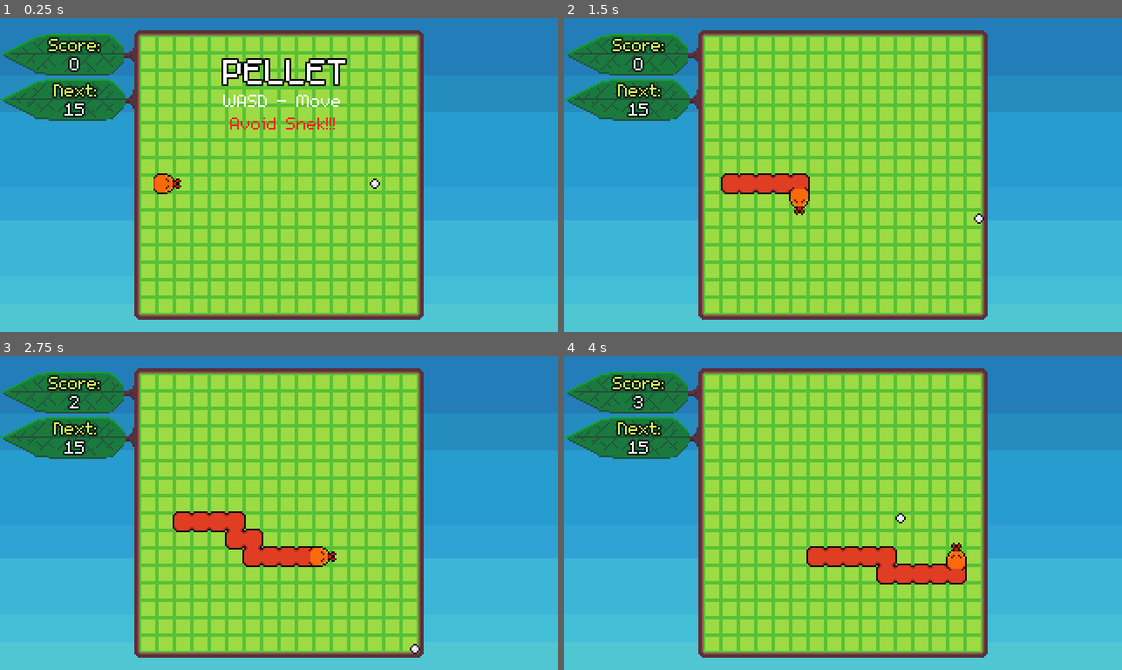
Above: before the commit, frames 1-4 (two rows, left to right).
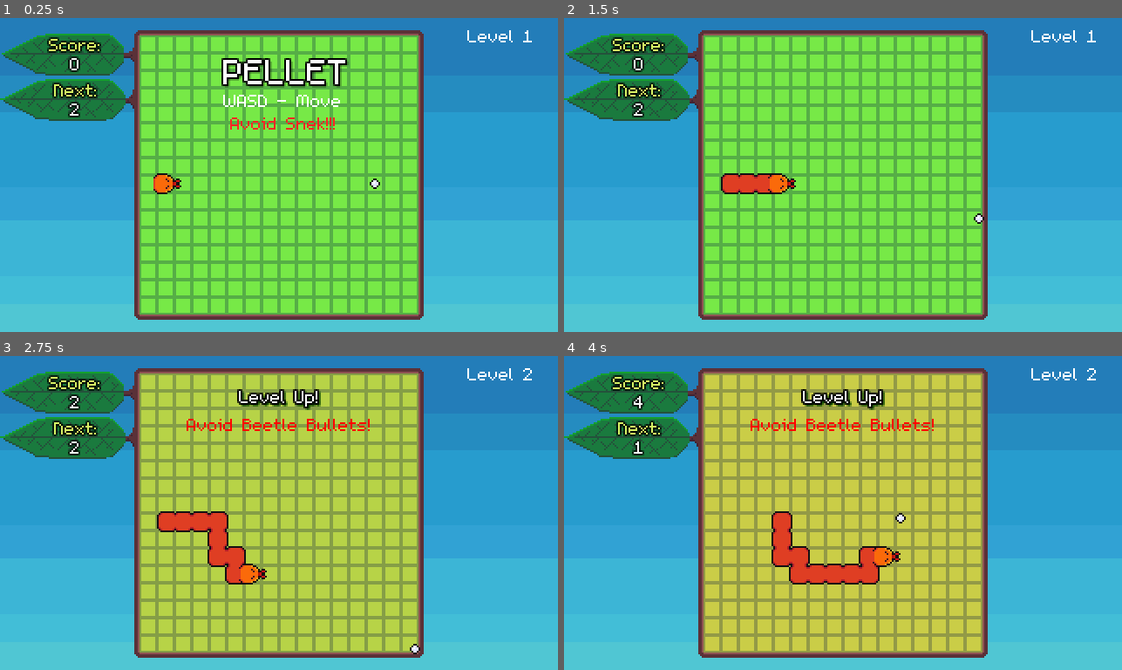
Above: after the commit, the same moments.

Repository: bdunko/Pellet
Game: Godot game, scene res://main.tscn
Two runs of this game, one before a commit and one after it. Both use one fixed random seed, a clock stepped at 60 frames per second and the inputs below.
Inputs:
- Up to frame 1 (0.25 s): no input
- Up to frame 2 (1.5 s): tap Enter at 0.5 s; hold D (right) 0.53-1.28 s; hold S (down) from 1.28 s (still down)
- Up to frame 3 (2.75 s): release S (down) at 2.03 s; hold D (right) from 2.03 s (still down)
- Up to frame 4 (4 s): release D (right) at 2.78 s; hold W (up) 2.78-3.53 s; hold A (left) from 3.53 s (still down)

The runs differ from the first frame. In frame 1, 27% of the frame differs, in the area x 11-96%, y 3-94%; in frame 2, 29%; in frame 3, 44%; in frame 4, 45%, in the area x 11-96%, y 3-95%.

Commit message:
so much, forgot to commit for awhile

Diff:
--- /dev/null
+++ b/deadinfo.gd
@@ -0,0 +1,15 @@
+extends Node2D
+
+var active = false
+
+func on_dead():
+	active = true
+
+func on_reset():
+	active = false
+
+func _process(delta):
+	if active:
+		modulate.a = lerp(modulate.a, 1.0, 8.0 * delta)
+	else:
+		modulate.a = lerp(modulate.a, 0.0, 8.0 * delta)
--- a/main.gd
+++ b/main.gd
@@ -6,6 +6,7 @@
 
 var state = State.WAITING
 
+const LEVEL_FORMAT = "Level %d"
 const TIME_FORMAT = "[center]You lasted [color=lightblue]%d[/color] seconds.[/center]"
 const SCORE_FORMAT = "[center]And earned [color=green]%d[/color] points![/center]"
 const COMMENTARY_FORMAT = "[center]%s[/center]"
@@ -22,7 +23,58 @@
 	10000 : "Amazing score!!! Incredible!"
 }
 
+#                    0,  1   2   3   4   5   6   7   8   9   10  11, 12
+const LEVEL_TIMES = [-1, 2, 2, 2, 2, 2, 2, 2, 2, 3, 3, 3, 3]
+var MAX_LEVEL = LEVEL_TIMES.size()
+var MAX_LEVEL_TIME = 40
+
+var GRID_COLORS = [null, Color(119/255.0, 233/255.0, 71/255.0), Color(202/255.0, 205/255.0, 71/255.0), Color(222/255.0, 181/255.0, 190/255.0),
+Color(113/255.0, 225/255.0, 155/255.0), Color(234/255.0, 226/255.0, 155/255.0), Color(203/255.0, 105/255.0, 145/255.0),
+Color(231/255.0, 121/255.0, 41/255.0), Color(100/255.0, 28/255.0, 55/255.0), Color(56/255.0, 134/255.0, 170/255.0),
+Color(106/255.0, 88/255.0, 225/255.0), Color(255/255.0, 190/255.0, 62/255.0), Color(0, 0, 0)]
+var MAX_GRID_COLOR = Color(0, 0, 0)
+var grid_color= GRID_COLORS[1]
+
+const NEXT_LEVEL_TIPS = [
+	"null",
+	"null",
+	"Avoid Beetle Bullets!",
+	"Speed up!",
+	"Watch for Dragonflies!",
+	"Snakes hate poisonous Spiders!",
+	"Dodge bouncing Butterflies!",
+	"Watch for frame Crawlers!",
+	"Burst bullets!",
+	"Flee the Hornet!",
+	"Double trouble!",
+	"Speed up!",
+	"Good luck..."
+]
+const MAX_LEVEL_TIP = "Keep it up!"
+
 var score = 0
+var level = 1
+
+func _ready():
+	print(LEVEL_TIMES.size())
+	print(GRID_COLORS.size())
+	assert(LEVEL_TIMES.size() == GRID_COLORS.size())
+	_update_level()
+	$NextLevelInfo.visible = false
+	$Grid.self_modulate = grid_color
+
+func _update_level():
+	$NextLevelInfo.visible = true
+	if level >= MAX_LEVEL:
+		$UI/Time.text = str(MAX_LEVEL_TIME)
+		grid_color = MAX_GRID_COLOR
+		$NextLevelInfo.next_level(MAX_LEVEL_TIP)
+	else:
+		$UI/LevelLabel.text = LEVEL_FORMAT % level
+		$UI/Time.text = str(LEVEL_TIMES[level])
+		grid_color = GRID_COLORS[level]
+		$NextLevelInfo.next_level(NEXT_LEVEL_TIPS[level])
+	# add enemies and stuff
 
 func _commentary_for_score():
 	var comment = ""
@@ -44,7 +96,8 @@
 		$Snake.disable()
 		$Pellet.disable()
 		_update_dead_info()
-		$DeadInfo.visible = true
+		$DeadInfo.on_dead()
+		$NextLevelInfo.visible = false
 
 func _on_reset():
 	$Snake.reset()
@@ -52,29 +105,47 @@
 	$Pellet.enable()
 	state = State.WAITING
 	score = 0
-	$StartupInfo.visible = true
-	$DeadInfo.visible = false
+	$StartupInfo.on_reset()
+	$DeadInfo.on_reset()
 	$UI/Score.text = str(0)
-	$UI/Time.text = str(15)
+	level = 1
+	_update_level()
+	$NextLevelInfo.visible = false
 
 func _on_pellet_moved():
 	if state == State.WAITING:
 		state = State.PLAYING
 		time_elapsed = 0
 		$Snake.enable()
-		$StartupInfo.visible = false
+		$StartupInfo.on_playing()
 
 var time_elapsed = 0
-var since_score = 0
+var since_second = 0
+const GRID_COLOR_WEIGHT = 7
 func _process(delta: float) -> void:
+	# lerp grid towards color
+	var lerp_amt = GRID_COLOR_WEIGHT * delta
+	$Grid.self_modulate = Color(lerp($Grid.self_modulate.r, grid_color.r, lerp_amt), lerp($Grid.self_modulate.g, grid_color.g, lerp_amt), lerp($Grid.self_modulate.b, grid_color.b, lerp_amt))
+
 	if state == State.PLAYING:
 		time_elapsed += delta
-		since_score += delta
-		if since_score > 1:
-			since_score -= 1
-			score += 1
+		since_second += delta
+		if since_second > 1:
+			since_second -= 1
+			_on_second_passed()
 		$UI/Score.text = str(score)
 
 func _input(_event):
 	if Input.is_action_just_pressed("reset") and state == State.DEAD:
 		_on_reset()
+
+func _on_second_passed():
+	score += level
+	$UI/Time.text = str(int($UI/Time.text) - 1)
+	if $UI/Time.text == "0":
+		level += 1
+		_update_level()
+
+func is_grid_pos_clear(position):
+	# are there any bug or snek in pos
+	pass
--- a/main.tscn
+++ b/main.tscn
@@ -1,9 +1,12 @@
-[gd_scene load_steps=8 format=3 uid="uid://c7204os4in616"]
+[gd_scene load_steps=11 format=3 uid="uid://8dpj7soup18"]
 
 [ext_resource type="Script" path="res://main.gd" id="1_eks3d"]
 [ext_resource type="Texture2D" uid="uid://dxjyhf8br5g6w" path="res://assets/sky_background.png" id="1_pxdvb"]
 [ext_resource type="Texture2D" uid="uid://cfnee42a60ou6" path="res://assets/board.png" id="2_ff65i"]
 [ext_resource type="Texture2D" uid="uid://fdooebg583my" path="res://assets/grid.png" id="3_q3otb"]
+[ext_resource type="Script" path="res://startupinfo.gd" id="5_162x5"]
+[ext_resource type="Script" path="res://nextlevelinfo.gd" id="5_ct2ys"]
+[ext_resource type="Script" path="res://deadinfo.gd" id="5_teiwi"]
 [ext_resource type="PackedScene" uid="uid://xe84in6ej3m7" path="res://pellet.tscn" id="6_dvu1o"]
 [ext_resource type="PackedScene" uid="uid://de227doiyv2qb" path="res://snake.tscn" id="7_ertux"]
 
@@ -56,6 +59,14 @@
 theme_override_constants/outline_size = 3
 text = "15"
 horizontal_alignment = 1
+
+[node name="LevelLabel" type="RichTextLabel" parent="UI"]
+offset_left = 268.0
+offset_top = 3.0
+offset_right = 329.0
+offset_bottom = 16.0
+bbcode_enabled = true
+text = "[left]Level 1[/left]"
 
 [node name="Sky" type="Sprite2D" parent="."]
 texture = ExtResource("1_pxdvb")
@@ -83,12 +94,14 @@
 
 [node name="StartupInfo" type="Node2D" parent="."]
 z_index = 4000
+script = ExtResource("5_162x5")
 
 [node name="Title" type="Label" parent="StartupInfo"]
 offset_left = 128.0
 offset_top = 16.0
 offset_right = 200.0
 offset_bottom = 45.0
+theme_override_colors/font_shadow_color = Color(0, 0, 0, 1)
 theme_override_colors/font_outline_color = Color(0, 0, 0, 1)
 theme_override_constants/outline_size = 4
 theme_override_font_sizes/font_size = 32
@@ -113,8 +126,9 @@
 horizontal_alignment = 1
 
 [node name="DeadInfo" type="Node2D" parent="."]
-visible = false
+modulate = Color(1, 1, 1, 0)
 z_index = 4000
+script = ExtResource("5_teiwi")
 
 [node name="DeadFilter" type="ColorRect" parent="DeadInfo"]
 offset_right = 320.0
@@ -169,12 +183,46 @@
 But you get more for making the
 snake eat other enemies.[/center]"
 
+[node name="NextLevelInfo" type="Node2D" parent="."]
+modulate = Color(1, 1, 1, 0)
+z_index = 3999
+script = ExtResource("5_ct2ys")
+
+[node name="LevelUp" type="Label" parent="NextLevelInfo"]
+offset_top = 16.0
+offset_right = 320.0
+offset_bottom = 40.0
+theme_override_colors/font_shadow_color = Color(0.0705882, 0.298039, 0.0156863, 1)
+theme_override_colors/font_outline_color = Color(0, 0, 0, 1)
+theme_override_constants/outline_size = 4
+theme_override_constants/shadow_outline_size = 3
+text = "Level Up!"
+horizontal_alignment = 1
+clip_text = true
+
+[node name="Tip" type="RichTextLabel" parent="NextLevelInfo"]
+offset_top = 32.0
+offset_right = 320.0
+offset_bottom = 80.0
+bbcode_enabled = true
+text = "[center][color=red]Avoid Beetle Bullets![/color][/center]"
+
+[node name="Timer" type="Timer" parent="NextLevelInfo"]
+wait_time = 2.5
+one_shot = true
+
 [node name="Snake" parent="." instance=ExtResource("7_ertux")]
+z_index = 500
 position = Vector2(96, 95)
 
 [node name="Pellet" parent="." instance=ExtResource("6_dvu1o")]
 z_index = 1200
 position = Vector2(215, 95)
 
+[node name="Bullets" type="Node2D" parent="."]
+
+[node name="Bugs" type="Node2D" parent="."]
+
+[connection signal="timeout" from="NextLevelInfo/Timer" to="NextLevelInfo" method="_on_timer_timeout"]
 [connection signal="dead" from="Pellet" to="." method="_on_pellet_dead"]
 [connection signal="moved" from="Pellet" to="." method="_on_pellet_moved"]
--- /dev/null
+++ b/nextlevelinfo.gd
@@ -0,0 +1,20 @@
+extends Node2D
+
+const TIP_FORMAT = "[center][color=red]%s[/color][/center]"
+
+var active = false
+
+func next_level(tip):
+	$Tip.text = TIP_FORMAT % tip
+	$Timer.start()
+	active = true
+
+func _process(delta):
+	if active:
+		modulate.a = lerp(modulate.a, 1.0, 8.0 * delta)
+	else:
+		modulate.a = lerp(modulate.a, 0.0, 8.0 * delta)
+
+
+func _on_timer_timeout():
+	active = false
--- a/snake.gd
+++ b/snake.gd
@@ -59,7 +59,7 @@
 
 		while to_check.size() != 0:
 			var current_check: Pair = to_check.pop_front()
-			if not Global.is_grid_pos_in_grid(current_check.pos) or _is_snake_at(current_check.pos) or current_check.pos in checked: # can't go this way
+			if not Global.is_grid_pos_in_grid(current_check.pos) or is_snake_at(current_check.pos) or current_check.pos in checked: # can't go this way
 				continue
 
 			checked.append(current_check.pos)
@@ -100,7 +100,6 @@
 
 		# translate back to global and set position
 		position = Global.to_global_position(grid_pos)
-		#position.y -= 1 # move up a bit more for the tongue
 
 		# move each segment to position of segment in front of it, from back to front
 		var segments = $Segments.get_children()
@@ -127,7 +126,9 @@
 		# fix head's rotation
 		rotation_degrees = _ROTATION_DEGREES_BY_DIR[_direction]
 
-func _is_snake_at(grid_pos: Vector2):
+func is_snake_at(grid_pos: Vector2):
+	if grid_pos == Global.to_grid_position(position):
+		return true
 	for segment in $Segments.get_children():
 		if grid_pos == Global.to_grid_position(segment.position):
 			return true
--- a/snake.tscn
+++ b/snake.tscn
@@ -36,7 +36,7 @@
 shape = SubResource("CapsuleShape2D_pvxa7")
 
 [node name="Timer" type="Timer" parent="."]
-wait_time = 0.2
+wait_time = 0.25
 autostart = true
 
 [connection signal="area_entered" from="PelletHitbox" to="." method="_on_pellet_hitbox_area_entered"]
--- /dev/null
+++ b/startupinfo.gd
@@ -0,0 +1,15 @@
+extends Node2D
+
+var active = true
+
+func on_reset():
+	active = true
+
+func on_playing():
+	active = false
+
+func _process(delta):
+	if active:
+		modulate.a = lerp(modulate.a, 1.0, 15.0 * delta)
+	else:
+		modulate.a = lerp(modulate.a, 0.0, 15.0 * delta)
Binary file added: assets/bounce_bullet.png
Not shown, changed: assets/bounce_bullet.png.import
Binary file added: assets/bugs/enemy_beetle.png
Not shown, added: assets/bugs/enemy_beetle.png.import
Binary file added: assets/bugs/enemy_hornet.png
Not shown, changed: assets/bugs/enemy_hornet.png.import
Binary file removed: assets/bugs/food_beetle.png
Binary file removed: assets/bugs/food_cicada.png
Binary file removed: assets/bugs/food_snail.png
Renamed: assets/bugs/poison_bug.png -> assets/bugs/poison_spider.png
Not shown, changed: assets/bugs/poison_spider.png.import
Binary file changed: assets/bullet.png
(and 3 more such lines)
